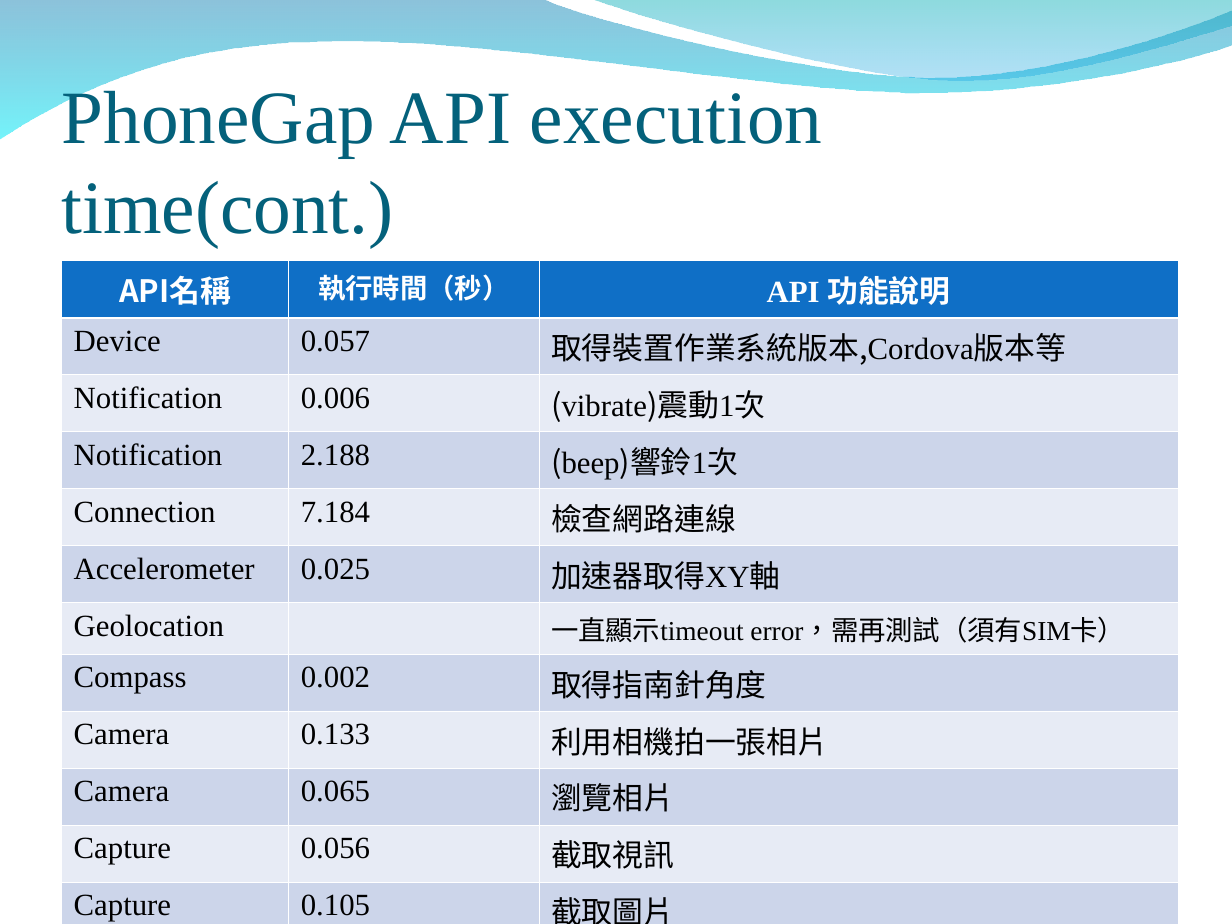
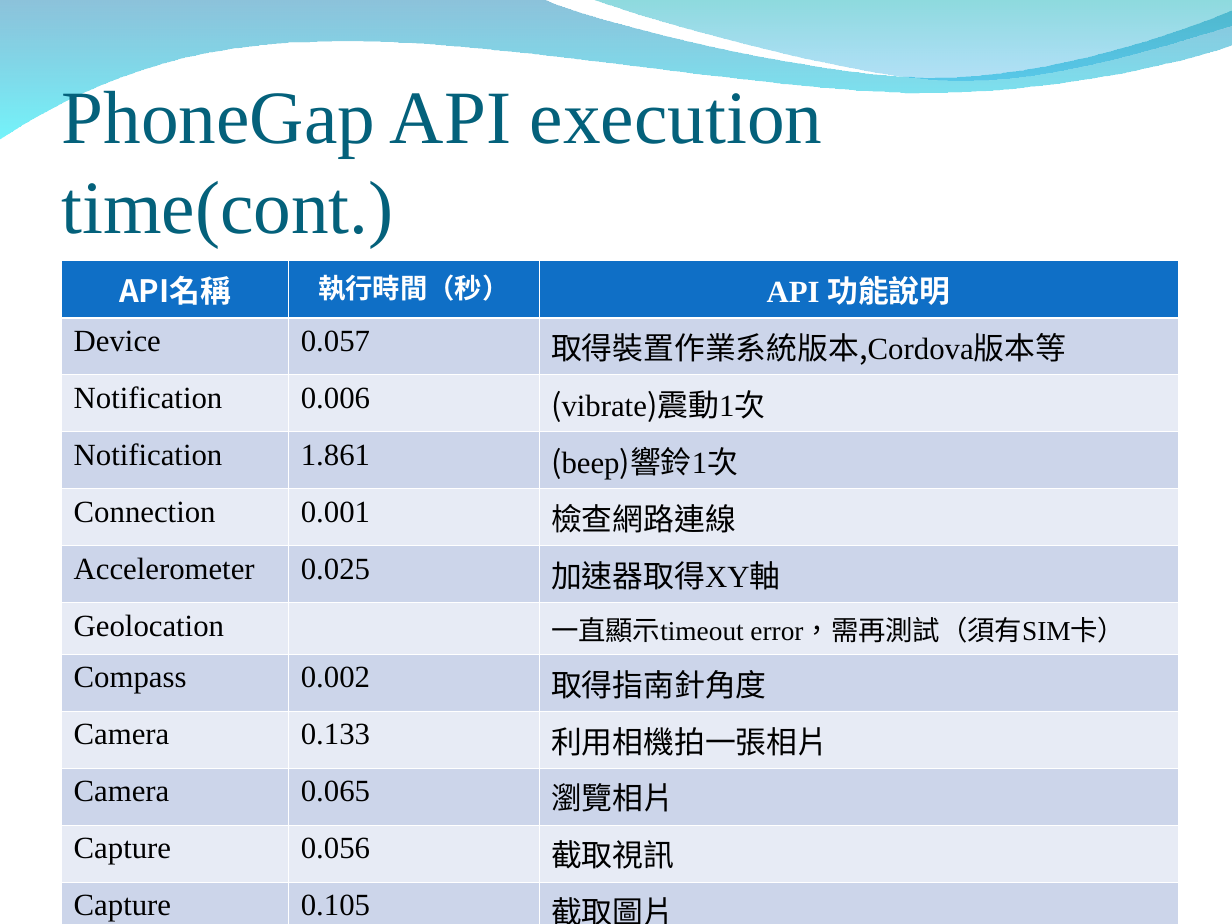
Before and after one commit to peter279k/regular_meeting, a slide deck: slide 7 of PhoneGap API.ppt. Drawn at 1232x924 pixels with LibreOffice and Linux fonts; fonts in the diff are those of the drawing; background and template pictures are left out. Boxes give left, top, right and bottom in pixels: in the first picture for what was removed or moved away, otherwise in the second. Text is boxed around its words. In the diff, an @@ line names an element or a change of style, - is before the commit and + after.

Commit message:
Add contacts,beep and native api execution time table

```diff
--- a/PhoneGap API.ppt
+++ b/PhoneGap API.ppt
@@ table at <box>62,261,1178,924</box> @@
-row 4, column 2: 2.188
+row 4, column 2: 1.861
-row 5, column 2: 7.184
+row 5, column 2: 0.001
-row 13, column 2: 0.01
+row 13, column 2: 0.04
-row 13, column 3: 217個通訊人數
+row 13, column 3: 144個通訊人數（e-mail）
```
Also in this commit, not shown: 4 slides added, 2 slides removed.
